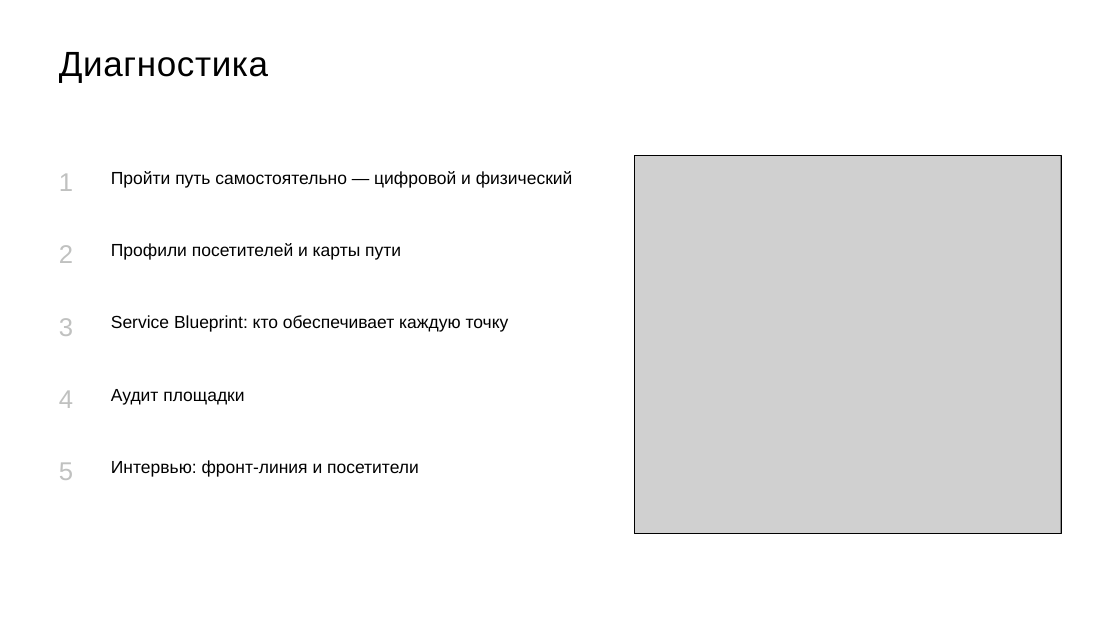
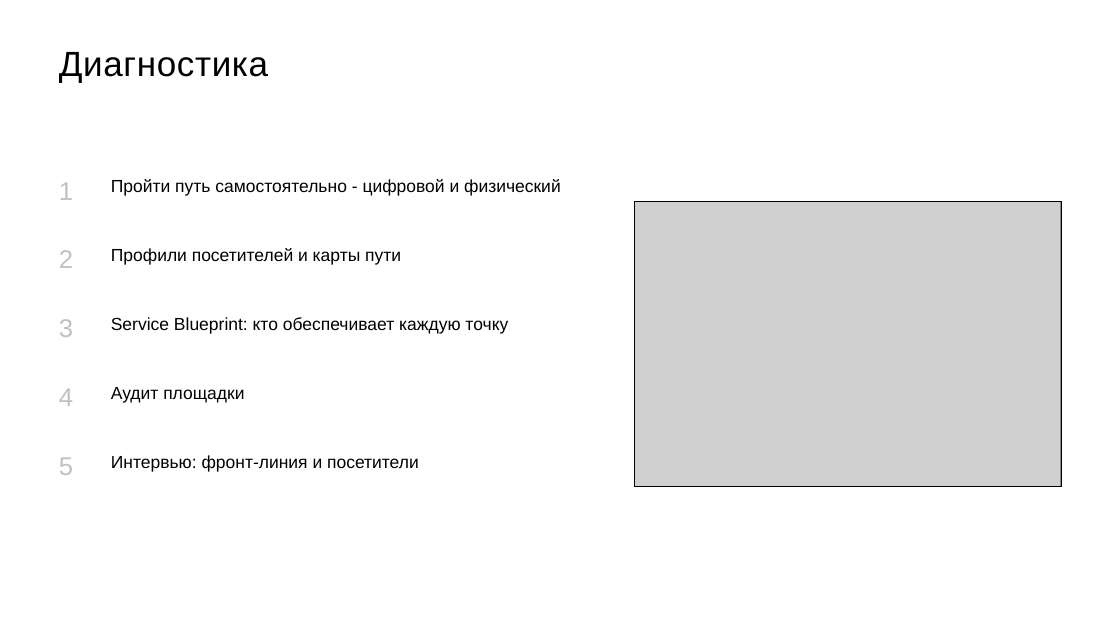
Before and after one commit to skrasin/ges-2, a slide deck: slide 5 of docs/strategy/ges2-service-cx-proposal.pptx (slide 6 before the commit). Drawn at 1120x630 pixels with LibreOffice and Linux fonts; fonts in the diff are those of the drawing; grey boxes stand for pictures. Boxes give left, top, right and bottom in pixels: in the first picture for what was removed or moved away, otherwise in the second. Text is boxed around its words. In the diff, an @@ line names an element or a change of style, - is before the commit and + after.

```diff
--- a/docs/strategy/ges2-service-cx-proposal.pptx
+++ b/docs/strategy/ges2-service-cx-proposal.pptx
@@ text "1": place and size @@
-text "1" at [59,173,73,191]
+text "1" at [59,182,73,200]
@@ text at [111,179,561,196]: text changed @@
-Пройти путь самостоятельно — цифровой и физический
+Пройти путь самостоятельно - цифровой и физический
@@ rectangle: place and size @@
-rectangle at [634,155,1061,534]
+rectangle at [634,202,1061,486]
@@ picture: place and size @@
-picture at [634,155,1061,534]
+picture at [634,202,1061,486]
@@ text "2": place and size @@
-text "2" at [59,245,73,263]
+text "2" at [59,250,73,268]
@@ text "Профили посетителей и карты пути": place and size @@
-text "Профили посетителей и карты пути" at [111,243,401,260]
+text "Профили посетителей и карты пути" at [111,248,401,265]
@@ text "5": place and size @@
-text "5" at [59,462,73,480]
+text "5" at [59,457,73,475]
@@ text "Интервью: фронт-линия и посетители": place and size @@
-text "Интервью: фронт-линия и посетители" at [111,460,419,477]
+text "Интервью: фронт-линия и посетители" at [111,455,419,472]
```
Also in this commit, not shown: 9 other slides changed, 1 slide removed, 8 other files.
